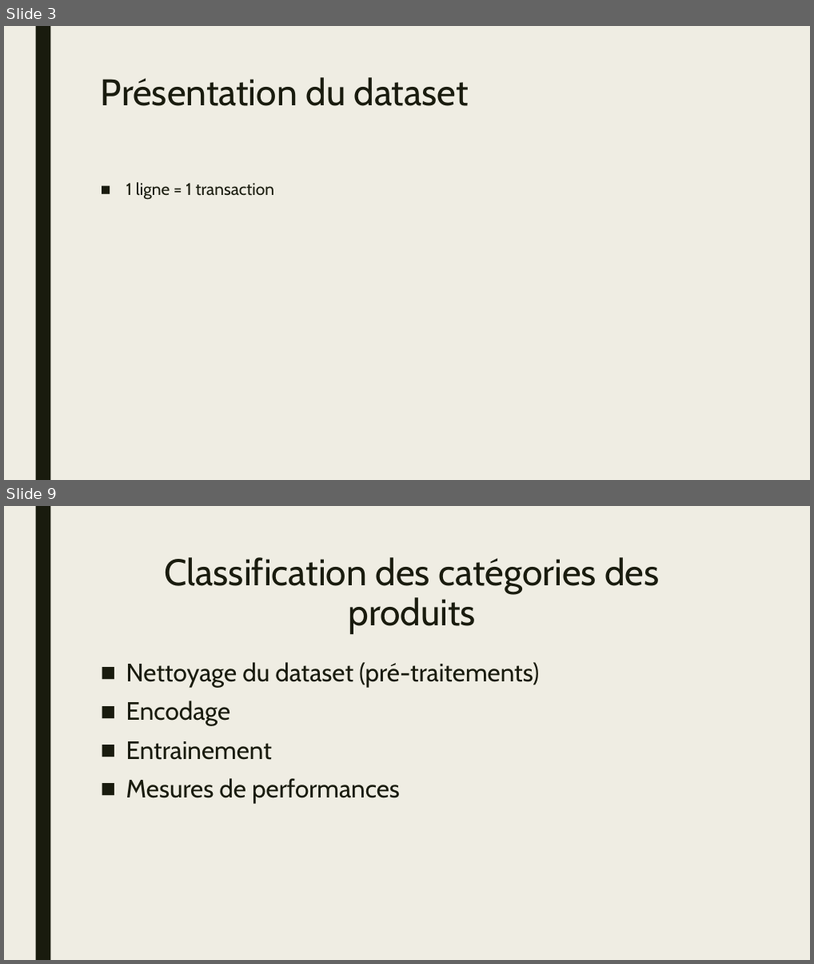
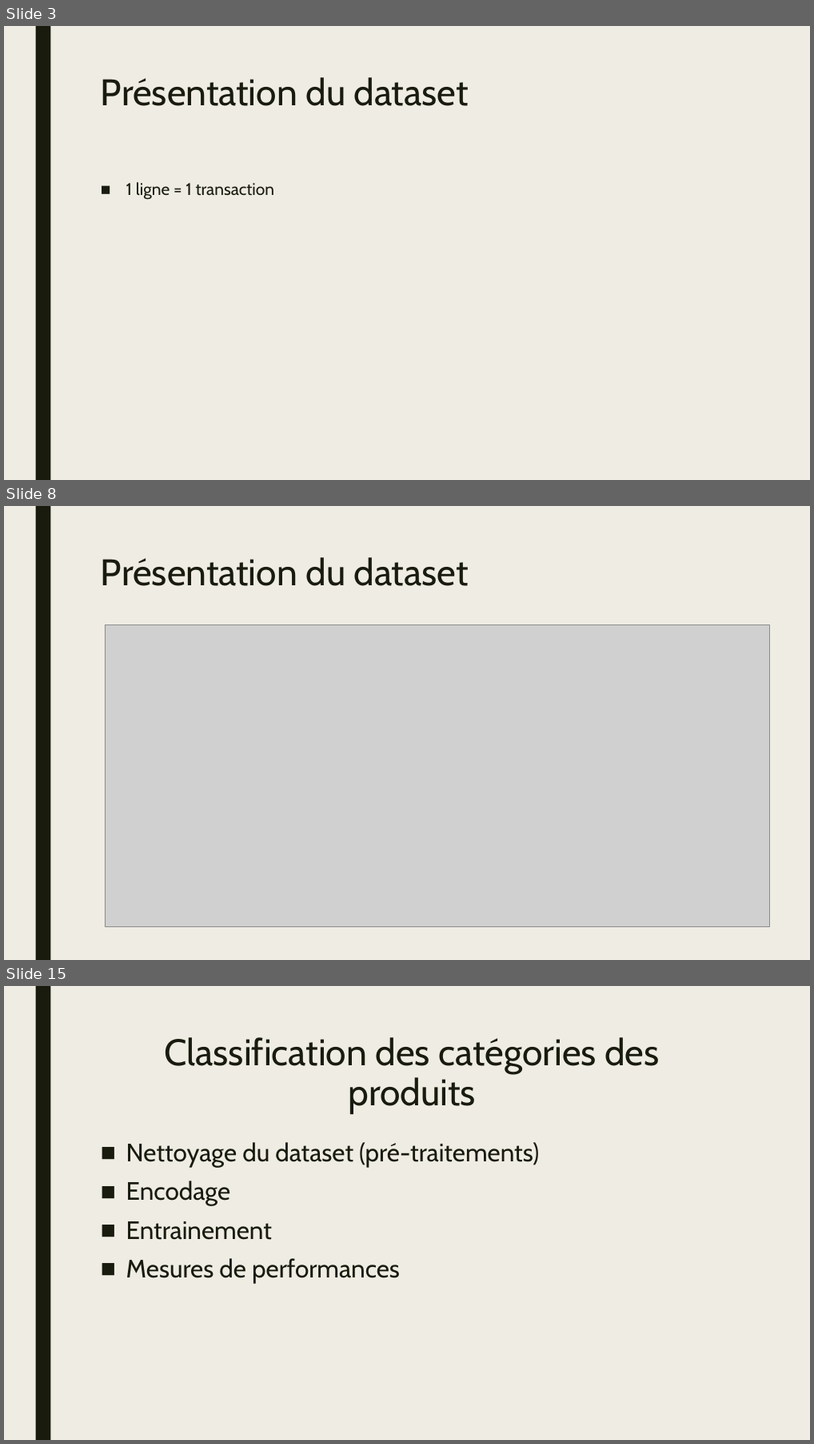
Before and after one commit to HamaniKhalil/black-friday-predict, a slide deck: presentation/fdd-hk-presentation-bf.pptx. Shown one above the other, each under a label of ours: slides 3 and 9 before the commit, slides 3, 8 and 15 after it; the slides between them are not shown. The pictures are 814x964 and 814x1444 pixels, drawn with LibreOffice and Linux fonts; fonts in the diff are those of the drawing; grey boxes stand for pictures. Boxes give left, top, right and bottom in pixels: in the first picture for what was removed or moved away, otherwise in the second. Text is boxed around its words. In the diff, an @@ line names an element or a change of style, - is before the commit and + after.

```diff
--- a/presentation/fdd-hk-presentation-bf.pptx
+++ b/presentation/fdd-hk-presentation-bf.pptx
@@ slide 8 added at bbox=[4, 506, 810, 960], background #EFEDE3; not listed: 1 template element that a slide beside it also shows @@
@@ title added at bbox=[101, 557, 469, 586], 44 pt, text #191B0E @@
+Présentation du dataset
@@ picture added at bbox=[105, 624, 770, 927] @@
@@ what was slide 9 is now slide 15 @@
```
Also in this commit, not shown: 8 slides changed, 20 other slides added, 2 slides removed, 13 other files.
